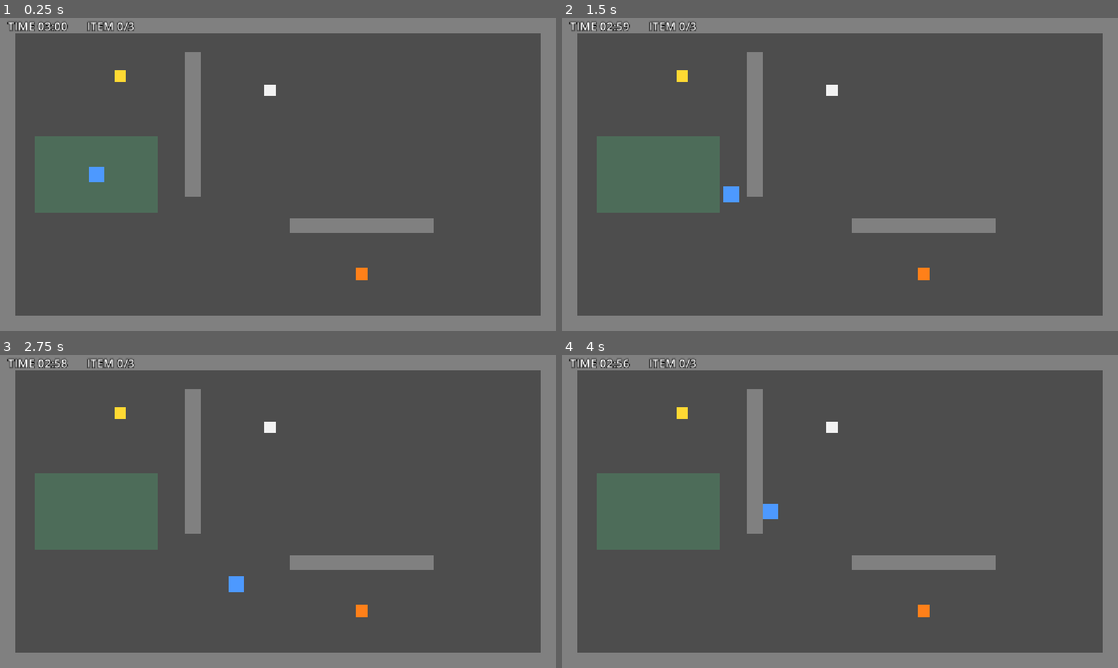
Above: before the commit, frames 1-4 (two rows, left to right).
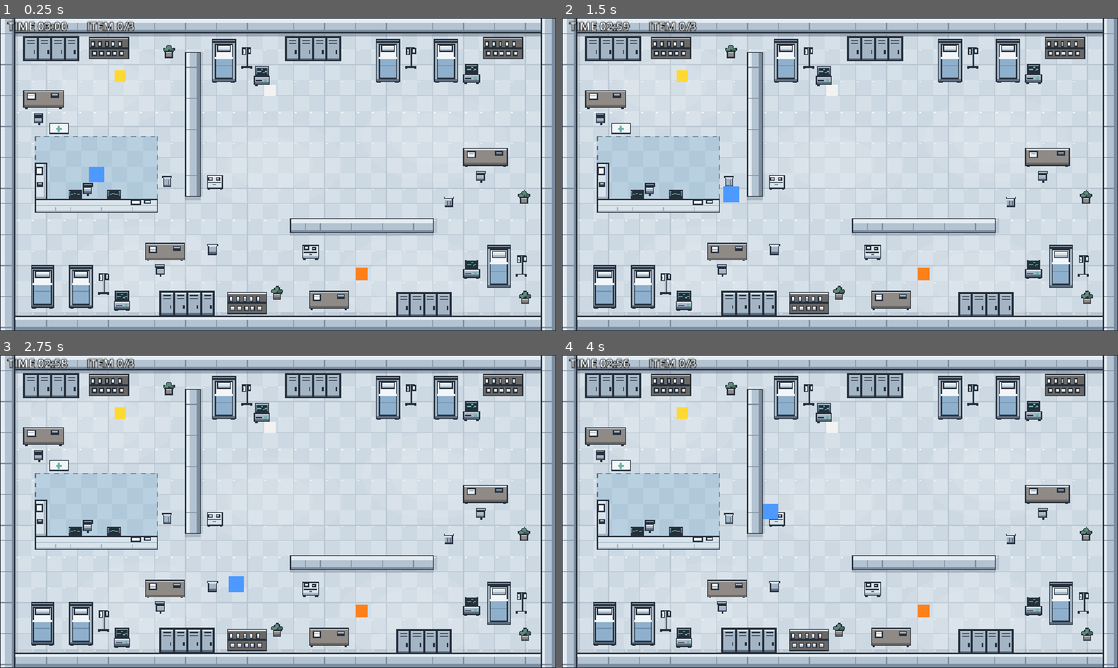
Above: after the commit, the same moments.

Repository: Mugen0619/night-shift-escape
Game: Godot game, scene res://scenes/main.tscn
Two runs of this game, one before a commit and one after it. Both use one fixed random seed, a clock stepped at 60 frames per second and the inputs below.
Inputs:
- Up to frame 1 (0.25 s): no input
- Up to frame 2 (1.5 s): tap Enter at 0.5 s; hold D (move_right) 0.53-1.28 s; hold S (move_down) from 1.28 s (still down)
- Up to frame 3 (2.75 s): release S (move_down) at 2.03 s; hold D (move_right) from 2.03 s (still down)
- Up to frame 4 (4 s): release D (move_right) at 2.78 s; hold W (move_up) 2.78-3.53 s; hold A (move_left) from 3.53 s (still down)

The runs differ from the first frame. In frame 1, 99% of the frame differs, in the area x 0-100%, y 0-100%; in frame 2, 99%; in frame 3, 99%; in frame 4, 99%.

Commit message:
Day 6再実装: 病院マップをピクセルアート調の病院空間として描画
床のタイル・厚みのある壁・ベッド・点滴・医療機器・ロッカー・棚・机・椅子・ワゴン・植物・ナースステーションのカウンターを
hospital_decor.gd の _draw で描画。壁・ナースステーションの単色ColorRectは見た目のみ置き換え、衝突判定・ゲームロジックは変更なし。

Co-Authored-By: Claude Sonnet 5.5 <noreply@anthropic.com>

Diff:
--- a/scenes/main.tscn
+++ b/scenes/main.tscn
@@ -6,6 +6,7 @@
 [ext_resource type="Script" path="res://scripts/nurse_station.gd" id="4_nurse_station"]
 [ext_resource type="Script" path="res://scripts/item_count_label.gd" id="5_item_count_label"]
 [ext_resource type="Script" path="res://scripts/game_flow.gd" id="6_game_flow"]
+[ext_resource type="Script" path="res://scripts/hospital_decor.gd" id="7_hospital_decor"]
 
 [sub_resource type="RectangleShape2D" id="RectangleShape2D_horizontal"]
 size = Vector2(1152, 32)
@@ -24,6 +25,9 @@
 
 [node name="Main" type="Node2D"]
 
+[node name="HospitalDecor" type="Node2D" parent="."]
+script = ExtResource("7_hospital_decor")
+
 [node name="Walls" type="Node2D" parent="."]
 
 [node name="WallTop" type="StaticBody2D" parent="Walls"]
@@ -32,77 +36,35 @@
 [node name="CollisionShape2D" type="CollisionShape2D" parent="Walls/WallTop"]
 shape = SubResource("RectangleShape2D_horizontal")
 
-[node name="ColorRect" type="ColorRect" parent="Walls/WallTop"]
-offset_left = -576.0
-offset_top = -16.0
-offset_right = 576.0
-offset_bottom = 16.0
-color = Color(0.5, 0.5, 0.5, 1)
-
 [node name="WallBottom" type="StaticBody2D" parent="Walls"]
 position = Vector2(576, 632)
 
 [node name="CollisionShape2D" type="CollisionShape2D" parent="Walls/WallBottom"]
 shape = SubResource("RectangleShape2D_horizontal")
 
-[node name="ColorRect" type="ColorRect" parent="Walls/WallBottom"]
-offset_left = -576.0
-offset_top = -16.0
-offset_right = 576.0
-offset_bottom = 16.0
-color = Color(0.5, 0.5, 0.5, 1)
-
 [node name="WallLeft" type="StaticBody2D" parent="Walls"]
 position = Vector2(16, 324)
 
 [node name="CollisionShape2D" type="CollisionShape2D" parent="Walls/WallLeft"]
 shape = SubResource("RectangleShape2D_vertical")
 
-[node name="ColorRect" type="ColorRect" parent="Walls/WallLeft"]
-offset_left = -16.0
-offset_top = -324.0
-offset_right = 16.0
-offset_bottom = 324.0
-color = Color(0.5, 0.5, 0.5, 1)
-
 [node name="WallRight" type="StaticBody2D" parent="Walls"]
 position = Vector2(1136, 324)
 
 [node name="CollisionShape2D" type="CollisionShape2D" parent="Walls/WallRight"]
 shape = SubResource("RectangleShape2D_vertical")
 
-[node name="ColorRect" type="ColorRect" parent="Walls/WallRight"]
-offset_left = -16.0
-offset_top = -324.0
-offset_right = 16.0
-offset_bottom = 324.0
-color = Color(0.5, 0.5, 0.5, 1)
-
 [node name="WallInnerVertical" type="StaticBody2D" parent="Walls"]
 position = Vector2(400, 220)
 
 [node name="CollisionShape2D" type="CollisionShape2D" parent="Walls/WallInnerVertical"]
 shape = SubResource("RectangleShape2D_inner_vertical")
 
-[node name="ColorRect" type="ColorRect" parent="Walls/WallInnerVertical"]
-offset_left = -16.0
-offset_top = -150.0
-offset_right = 16.0
-offset_bottom = 150.0
-color = Color(0.5, 0.5, 0.5, 1)
-
 [node name="WallInnerHorizontal" type="StaticBody2D" parent="Walls"]
 position = Vector2(750, 430)
 
 [node name="CollisionShape2D" type="CollisionShape2D" parent="Walls/WallInnerHorizontal"]
 shape = SubResource("RectangleShape2D_inner_horizontal")
-
-[node name="ColorRect" type="ColorRect" parent="Walls/WallInnerHorizontal"]
-offset_left = -150.0
-offset_top = -16.0
-offset_right = 150.0
-offset_bottom = 16.0
-color = Color(0.5, 0.5, 0.5, 1)
 
 [node name="NurseStation" type="Area2D" parent="." node_paths=PackedStringArray("time")]
 position = Vector2(200, 324)
@@ -111,13 +73,6 @@
 
 [node name="CollisionShape2D" type="CollisionShape2D" parent="NurseStation"]
 shape = SubResource("RectangleShape2D_nurse_station")
-
-[node name="ColorRect" type="ColorRect" parent="NurseStation"]
-offset_left = -128.0
-offset_top = -80.0
-offset_right = 128.0
-offset_bottom = 80.0
-color = Color(0.3, 0.8, 0.5, 0.25)
 
 [node name="Items" type="Node2D" parent="."]
 
--- /dev/null
+++ b/scripts/hospital_decor.gd
@@ -0,0 +1,357 @@
+extends Node2D
+## 病院マップの見た目(床・壁・家具・医療設備・ナースステーション)を、Godot標準の描画(_draw)だけで描く。
+## 見た目だけを担当し、衝突判定・ゲームロジックには関わらない(外部アセットも使わない)。
+## Main の最初の子として置き、プレイヤー・アイテムより奥に表示する。
+
+# --- パレット(白〜ライトブルーグレー〜ダークブルーグレーに限定) ---
+const OUTLINE := Color("26303c")
+const WALL_CAP := Color("e4ecf2")
+const WALL_FACE := Color("b4c3d1")
+const WALL_SIDE := Color("7c8da0")
+const FLOOR_A := Color("d6e0e8")
+const FLOOR_B := Color("ccd8e2")
+const FLOOR_LINE := Color("b9c7d3")
+const ZONE_A := Color("b9d0e0")
+const ZONE_B := Color("afc8da")
+const WHITE := Color("f2f6f9")
+const LIGHT := Color("d9e3ea")
+const MID := Color("a3b4c4")
+const DARK := Color("5d6e80")
+const SCREEN := Color("22303a")
+const SCREEN_LINE := Color("6fb3a8")
+const WOOD := Color("8f8a86")
+const WOOD_DARK := Color("6b6764")
+const BLANKET := Color("8fb0cc")
+const BLANKET_DARK := Color("6f90ae")
+const LEAF := Color("5f8a7a")
+const LEAF_DARK := Color("46695d")
+
+const TILE: int = 32
+const MAP_SIZE := Vector2(1152, 648)
+
+# 衝突判定(main.tscn の Walls)と同じ範囲。見た目をこれに合わせて描く。
+const WALL_RECTS: Array[Rect2] = [
+	Rect2(0, 0, 1152, 32),
+	Rect2(0, 616, 1152, 32),
+	Rect2(0, 0, 32, 648),
+	Rect2(1120, 0, 32, 648),
+	Rect2(384, 70, 32, 300),
+	Rect2(600, 414, 300, 32),
+]
+const STATION_RECT := Rect2(72, 244, 256, 160)
+
+
+func _draw() -> void:
+	_draw_floor()
+	_draw_station_zone()
+	_draw_light_pools()
+	for r in WALL_RECTS:
+		_draw_wall_shadow(r)
+	_draw_furniture()
+	_draw_station()
+	for r in WALL_RECTS:
+		_draw_wall(r)
+
+
+# ---------- 基本部品 ----------
+
+func _px(r: Rect2, c: Color) -> void:
+	draw_rect(r, c)
+
+
+# 輪郭(2px)・本体・上のハイライト・下の影を持つ箱。単色の矩形に見えないようにする基本部品。
+func _box(r: Rect2, fill: Color, hi: Color, shade: Color) -> void:
+	_px(r, OUTLINE)
+	var inner := r.grow(-2)
+	if inner.size.x <= 0 or inner.size.y <= 0:
+		return
+	_px(inner, fill)
+	_px(Rect2(inner.position, Vector2(inner.size.x, minf(2, inner.size.y))), hi)
+	var sh := minf(3, inner.size.y / 2)
+	_px(Rect2(inner.position.x, inner.end.y - sh, inner.size.x, sh), shade)
+
+
+func _ellipse(center: Vector2, radius: Vector2, c: Color) -> void:
+	var pts := PackedVector2Array()
+	for i in 24:
+		var a := TAU * i / 24.0
+		pts.append(center + Vector2(cos(a) * radius.x, sin(a) * radius.y))
+	draw_colored_polygon(pts, c)
+
+
+# ---------- 床・壁 ----------
+
+func _draw_floor() -> void:
+	for ty in int(MAP_SIZE.y / TILE) + 1:
+		for tx in int(MAP_SIZE.x / TILE) + 1:
+			var c := FLOOR_A if (tx + ty) % 2 == 0 else FLOOR_B
+			_px(Rect2(tx * TILE, ty * TILE, TILE, TILE), c)
+			# 目立ちすぎないタイル目地(上と左の1px)
+			_px(Rect2(tx * TILE, ty * TILE, TILE, 1), FLOOR_LINE)
+			_px(Rect2(tx * TILE, ty * TILE, 1, TILE), FLOOR_LINE)
+			# タイルの小さなハイライト
+			_px(Rect2(tx * TILE + 3, ty * TILE + 3, 4, 1), WHITE)
+
+
+# ナースステーションの床(クリア判定エリアの位置を、床の色で示す)
+func _draw_station_zone() -> void:
+	for ty in int(STATION_RECT.size.y / TILE) + 1:
+		for tx in int(STATION_RECT.size.x / TILE):
+			var r := Rect2(STATION_RECT.position + Vector2(tx * TILE, ty * TILE), Vector2(TILE, TILE))
+			r = r.intersection(STATION_RECT)
+			if r.size.x <= 0 or r.size.y <= 0:
+				continue
+			_px(r, ZONE_A if (tx + ty) % 2 == 0 else ZONE_B)
+	# 破線の枠
+	var x := STATION_RECT.position.x
+	while x < STATION_RECT.end.x:
+		_px(Rect2(x, STATION_RECT.position.y, 10, 2), DARK)
+		_px(Rect2(x, STATION_RECT.end.y - 2, 10, 2), DARK)
+		x += 20
+	var y := STATION_RECT.position.y
+	while y < STATION_RECT.end.y:
+		_px(Rect2(STATION_RECT.position.x, y, 2, 10), DARK)
+		_px(Rect2(STATION_RECT.end.x - 2, y, 2, 10), DARK)
+		y += 20
+
+
+# 夜の静かな雰囲気用に、天井灯の光だまりをうっすら描く(プレイヤーの視認性を保つため淡く)。
+func _draw_light_pools() -> void:
+	for p in [Vector2(210, 140), Vector2(560, 300), Vector2(900, 250), Vector2(300, 520), Vector2(850, 540)]:
+		_ellipse(p, Vector2(150, 90), Color(1, 1, 1, 0.07))
+		_ellipse(p, Vector2(90, 54), Color(1, 1, 1, 0.07))
+	# 壁際は少し暗くして、奥行きと夜の静けさを出す
+	_px(Rect2(32, 32, 1088, 8), Color(0.1, 0.15, 0.25, 0.14))
+	_px(Rect2(32, 608, 1088, 8), Color(0.1, 0.15, 0.25, 0.1))
+
+
+func _draw_wall_shadow(r: Rect2) -> void:
+	_px(Rect2(r.position.x, r.end.y, r.size.x, 6), Color(0.1, 0.15, 0.25, 0.18))
+	_px(Rect2(r.end.x, r.position.y, 5, r.size.y), Color(0.1, 0.15, 0.25, 0.12))
+
+
+# 壁:暗い輪郭 + 明るい天面 + 暗い側面で厚みを出し、一定間隔のつなぎ目を入れる。
+func _draw_wall(r: Rect2) -> void:
+	_px(r, OUTLINE)
+	var inner := r.grow(-2)
+	_px(inner, WALL_FACE)
+	var vertical := r.size.y > r.size.x
+	if vertical:
+		_px(Rect2(inner.position.x, inner.position.y, 8, inner.size.y), WALL_CAP)
+		_px(Rect2(inner.end.x - 6, inner.position.y, 6, inner.size.y), WALL_SIDE)
+		var y := r.position.y + 32
+		while y < r.end.y - 2:
+			_px(Rect2(inner.position.x, y, inner.size.x, 1), WALL_SIDE)
+			y += 32
+	else:
+		_px(Rect2(inner.position.x, inner.position.y, inner.size.x, 8), WALL_CAP)
+		_px(Rect2(inner.position.x, inner.end.y - 6, inner.size.x, 6), WALL_SIDE)
+		var x := r.position.x + 32
+		while x < r.end.x - 2:
+			_px(Rect2(x, inner.position.y + 8, 1, inner.size.y - 8), WALL_SIDE)
+			x += 32
+
+
+# ---------- 家具・医療設備 ----------
+
+func _draw_furniture() -> void:
+	# 左上エリア(ロッカー・棚・植物)
+	_locker(Vector2(48, 38), 4)
+	_shelf(Vector2(184, 40), 84)
+	_plant(Vector2(350, 70))
+	_desk(Rect2(48, 150, 84, 36))
+	_chair(Vector2(80, 196))
+	_bin(Vector2(346, 330))
+
+	# 上部の病室エリア(ベッド・点滴・モニター・ロッカー)
+	_bed(Vector2(440, 44))
+	_iv_stand(Vector2(510, 60))
+	_monitor_cart(Vector2(526, 100))
+	_locker(Vector2(590, 38), 4)
+	_bed(Vector2(780, 44))
+	_iv_stand(Vector2(850, 60))
+	_bed(Vector2(900, 44))
+	_monitor_cart(Vector2(960, 96))
+	_shelf(Vector2(1000, 40), 84)
+
+	# 中央〜右(机・ワゴン・植物)
+	_wagon(Vector2(428, 322))
+	_desk(Rect2(960, 270, 92, 36))
+	_chair(Vector2(996, 316))
+	_plant(Vector2(1086, 372))
+	_bin(Vector2(930, 372))
+
+	# 左下エリア(ベッド・点滴・ロッカー・棚)
+	_bed(Vector2(64, 512))
+	_bed(Vector2(144, 512))
+	_iv_stand(Vector2(214, 528))
+	_monitor_cart(Vector2(236, 566))
+	_desk(Rect2(300, 466, 84, 36))
+	_chair(Vector2(332, 510))
+	_bin(Vector2(440, 470))
+	_locker(Vector2(330, 566), 4)
+	_shelf(Vector2(470, 568), 84)
+	_plant(Vector2(574, 570))
+
+	# 右下エリア(ベッド・機器・ワゴン・ロッカー)
+	_wagon(Vector2(626, 466))
+	_desk(Rect2(640, 566, 84, 36))
+	_bed(Vector2(1010, 470))
+	_iv_stand(Vector2(1080, 490))
+	_monitor_cart(Vector2(960, 500))
+	_locker(Vector2(820, 568), 4)
+	_plant(Vector2(1088, 580))
+
+
+# ベッド(頭側が上)。フレーム・マットレス・枕・掛け布団・脚。サイズ 48x88。
+func _bed(p: Vector2) -> void:
+	_px(Rect2(p.x + 2, p.y + 84, 8, 6), OUTLINE)   # 脚
+	_px(Rect2(p.x + 38, p.y + 84, 8, 6), OUTLINE)
+	_box(Rect2(p.x, p.y, 48, 88), MID, LIGHT, DARK)     # フレーム
+	_box(Rect2(p.x, p.y, 48, 8), DARK, MID, OUTLINE)    # ヘッドボード
+	_box(Rect2(p.x + 5, p.y + 9, 38, 74), WHITE, WHITE, LIGHT)  # マットレス
+	_box(Rect2(p.x + 9, p.y + 12, 30, 14), LIGHT, WHITE, MID)   # 枕
+	_box(Rect2(p.x + 5, p.y + 36, 38, 47), BLANKET, WALL_CAP, BLANKET_DARK)  # 掛け布団
+	_px(Rect2(p.x + 5, p.y + 36, 38, 4), WHITE)         # 折り返し
+	_px(Rect2(p.x + 8, p.y + 54, 32, 1), BLANKET_DARK)
+
+
+# 点滴スタンド。キャスター付きの脚・支柱・点滴バッグ。
+func _iv_stand(p: Vector2) -> void:
+	_px(Rect2(p.x - 10, p.y + 40, 22, 3), OUTLINE)   # 脚
+	_px(Rect2(p.x - 10, p.y + 43, 4, 3), OUTLINE)    # キャスター
+	_px(Rect2(p.x + 8, p.y + 43, 4, 3), OUTLINE)
+	_px(Rect2(p.x - 1, p.y, 4, 42), OUTLINE)          # 支柱
+	_px(Rect2(p.x, p.y + 2, 2, 38), MID)
+	_px(Rect2(p.x - 8, p.y, 18, 3), OUTLINE)          # 横棒
+	_box(Rect2(p.x - 9, p.y + 3, 8, 14), WHITE, WHITE, LIGHT)  # バッグ
+	_box(Rect2(p.x + 3, p.y + 3, 8, 12), LIGHT, WHITE, MID)
+	_px(Rect2(p.x - 6, p.y + 8, 2, 5), SCREEN_LINE)   # 薬液
+
+
+# モニター付き医療機器台。画面・波形・台・キャスター。
+func _monitor_cart(p: Vector2) -> void:
+	_px(Rect2(p.x + 2, p.y + 36, 6, 4), OUTLINE)      # キャスター
+	_px(Rect2(p.x + 26, p.y + 36, 6, 4), OUTLINE)
+	_box(Rect2(p.x, p.y + 20, 34, 18), MID, LIGHT, DARK)  # 本体
+	_px(Rect2(p.x + 4, p.y + 28, 12, 2), OUTLINE)     # スロット
+	_px(Rect2(p.x + 22, p.y + 26, 6, 6), SCREEN_LINE) # ランプ/ダイヤル
+	_box(Rect2(p.x + 3, p.y, 28, 20), DARK, MID, OUTLINE)  # モニター筐体
+	_px(Rect2(p.x + 6, p.y + 3, 22, 13), SCREEN)      # 画面
+	for i in 5:                                       # 波形
+		var dy := -3 if i == 2 else (3 if i == 3 else 0)
+		_px(Rect2(p.x + 7 + i * 4, p.y + 9 + dy, 4, 2), SCREEN_LINE)
+
+
+# ロッカー(n枚扉)。扉の区切り・通気口・取っ手。
+func _locker(p: Vector2, n: int) -> void:
+	var w := 28.0
+	_box(Rect2(p.x, p.y, w * n + 4, 52), DARK, MID, OUTLINE)
+	for i in n:
+		var d := Rect2(p.x + 2 + i * w, p.y + 2, w, 48)
+		_box(d, MID, LIGHT, DARK)
+		for j in 3:
+			_px(Rect2(d.position.x + 6, d.position.y + 6 + j * 3, w - 12, 1), OUTLINE)
+		_px(Rect2(d.end.x - 8, d.position.y + 26, 3, 8), OUTLINE)
+
+
+# 棚(キャビネット)。段板と、置かれた箱・ファイル。
+func _shelf(p: Vector2, w: float) -> void:
+	_box(Rect2(p.x, p.y, w, 44), WOOD, LIGHT, WOOD_DARK)
+	_px(Rect2(p.x + 3, p.y + 4, w - 6, 16), WOOD_DARK)
+	_px(Rect2(p.x + 3, p.y + 24, w - 6, 15), WOOD_DARK)
+	var x := p.x + 5
+	var i := 0
+	while x < p.x + w - 12:
+		var c: Color = [WHITE, LIGHT, BLANKET][i % 3]
+		_box(Rect2(x, p.y + 8, 8, 12), c, WHITE, MID)
+		_box(Rect2(x + 2, p.y + 28, 10, 11), LIGHT, WHITE, MID)
+		x += 14
+		i += 1
+	_px(Rect2(p.x + 2, p.y + 21, w - 4, 3), OUTLINE)
+
+
+func _desk(r: Rect2) -> void:
+	_box(r, WOOD, LIGHT, WOOD_DARK)
+	_px(Rect2(r.position.x + 4, r.end.y - 2, 5, 4), OUTLINE)   # 脚
+	_px(Rect2(r.end.x - 9, r.end.y - 2, 5, 4), OUTLINE)
+	_box(Rect2(r.position.x + 8, r.position.y + 6, 18, 14), WHITE, WHITE, LIGHT)  # 書類
+	_px(Rect2(r.position.x + 11, r.position.y + 10, 12, 1), MID)
+	_px(Rect2(r.position.x + 11, r.position.y + 13, 12, 1), MID)
+	_box(Rect2(r.end.x - 26, r.position.y + 6, 16, 10), DARK, MID, OUTLINE)  # 小型機器
+
+
+func _chair(p: Vector2) -> void:
+	_box(Rect2(p.x - 10, p.y, 20, 8), DARK, MID, OUTLINE)          # 背もたれ
+	_box(Rect2(p.x - 9, p.y + 8, 18, 14), MID, LIGHT, DARK)        # 座面
+	_px(Rect2(p.x - 1, p.y + 22, 3, 4), OUTLINE)                   # 脚
+
+
+func _wagon(p: Vector2) -> void:
+	_px(Rect2(p.x + 2, p.y + 30, 5, 4), OUTLINE)
+	_px(Rect2(p.x + 27, p.y + 30, 5, 4), OUTLINE)
+	_box(Rect2(p.x, p.y + 4, 34, 28), LIGHT, WHITE, MID)           # 天板と本体
+	_px(Rect2(p.x + 4, p.y + 18, 26, 2), OUTLINE)                  # 引き出し
+	_px(Rect2(p.x + 14, p.y + 22, 6, 2), DARK)
+	_box(Rect2(p.x + 4, p.y + 7, 10, 8), WHITE, WHITE, MID)        # トレイ上の物
+	_box(Rect2(p.x + 20, p.y + 8, 8, 7), BLANKET, WALL_CAP, BLANKET_DARK)
+	_px(Rect2(p.x + 32, p.y + 4, 3, 24), OUTLINE)                  # 押し手
+
+
+func _plant(p: Vector2) -> void:
+	_ellipse(p + Vector2(0, 8), Vector2(8, 5), Color(0.1, 0.15, 0.25, 0.2))
+	_ellipse(p + Vector2(-6, -4), Vector2(7, 5), OUTLINE)
+	_ellipse(p + Vector2(6, -4), Vector2(7, 5), OUTLINE)
+	_ellipse(p + Vector2(0, -9), Vector2(6, 6), OUTLINE)
+	_ellipse(p + Vector2(-6, -4), Vector2(5, 3), LEAF)
+	_ellipse(p + Vector2(6, -4), Vector2(5, 3), LEAF_DARK)
+	_ellipse(p + Vector2(0, -9), Vector2(4, 4), LEAF)
+	_box(Rect2(p.x - 8, p.y - 1, 16, 14), WOOD, LIGHT, WOOD_DARK)  # 鉢
+
+
+func _bin(p: Vector2) -> void:
+	_box(Rect2(p.x - 9, p.y, 18, 20), MID, LIGHT, DARK)
+	_px(Rect2(p.x - 11, p.y - 2, 22, 4), OUTLINE)
+	_px(Rect2(p.x - 9, p.y - 1, 18, 2), LIGHT)
+	_px(Rect2(p.x - 3, p.y + 6, 1, 10), DARK)
+	_px(Rect2(p.x + 3, p.y + 6, 1, 10), DARK)
+
+
+# ---------- ナースステーション ----------
+# 判定エリア(STATION_RECT)の下辺と左辺にカウンターを置く。プレイヤーが立つ中央は空ける。
+
+func _draw_station() -> void:
+	var s := STATION_RECT
+	# 下のカウンター(横長)
+	var bottom := Rect2(s.position.x, s.end.y - 30, s.size.x, 30)
+	_box(bottom, LIGHT, WHITE, MID)
+	_px(Rect2(bottom.position.x + 2, bottom.position.y + 14, bottom.size.x - 4, 2), MID)   # 天板の縁
+	for i in 8:                                                                           # 前面パネル
+		_px(Rect2(bottom.position.x + 10 + i * 32, bottom.position.y + 18, 1, 9), MID)
+	# 左のカウンター(縦長・L字になる)
+	var left := Rect2(s.position.x, s.position.y + 56, 26, s.size.y - 56 - 28)
+	_box(left, LIGHT, WHITE, MID)
+	_px(Rect2(left.end.x - 6, left.position.y + 2, 2, left.size.y - 4), MID)
+	# 天板の上の小物
+	_monitor_on_counter(Vector2(s.position.x + 150, bottom.position.y - 18))
+	_monitor_on_counter(Vector2(s.position.x + 70, bottom.position.y - 18))
+	_box(Rect2(s.position.x + 200, bottom.position.y + 2, 20, 12), WHITE, WHITE, LIGHT)   # 書類
+	_box(Rect2(s.position.x + 226, bottom.position.y + 2, 14, 10), BLANKET, WALL_CAP, BLANKET_DARK)  # ファイル
+	_box(Rect2(left.position.x + 3, left.position.y + 8, 14, 18), WHITE, WHITE, LIGHT)
+	_box(Rect2(left.position.x + 5, left.position.y + 40, 12, 10), DARK, MID, OUTLINE)    # 電話
+	# 受付の表示板(十字マーク)
+	var sign_r := Rect2(s.position.x + 30, s.position.y - 26, 40, 22)
+	_box(sign_r, WHITE, WHITE, LIGHT)
+	_px(Rect2(sign_r.position.x + 18, sign_r.position.y + 5, 4, 12), SCREEN_LINE)
+	_px(Rect2(sign_r.position.x + 14, sign_r.position.y + 9, 12, 4), SCREEN_LINE)
+	# カウンターの内側の椅子
+	_chair(Vector2(s.position.x + 110, s.end.y - 62))
+
+
+func _monitor_on_counter(p: Vector2) -> void:
+	_box(Rect2(p.x, p.y, 28, 18), DARK, MID, OUTLINE)
+	_px(Rect2(p.x + 3, p.y + 3, 22, 10), SCREEN)
+	_px(Rect2(p.x + 5, p.y + 8, 5, 2), SCREEN_LINE)
+	_px(Rect2(p.x + 11, p.y + 6, 5, 2), SCREEN_LINE)
+	_px(Rect2(p.x + 17, p.y + 9, 6, 2), SCREEN_LINE)
+	_px(Rect2(p.x + 11, p.y + 18, 6, 3), OUTLINE)
Not shown, added: scripts/hospital_decor.gd.uid
